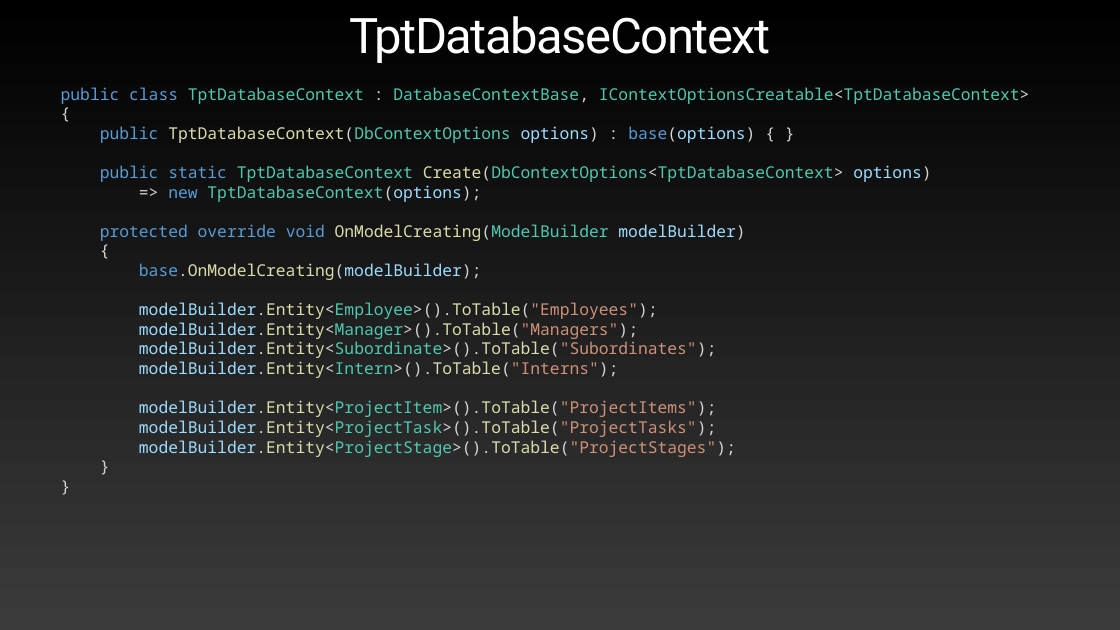
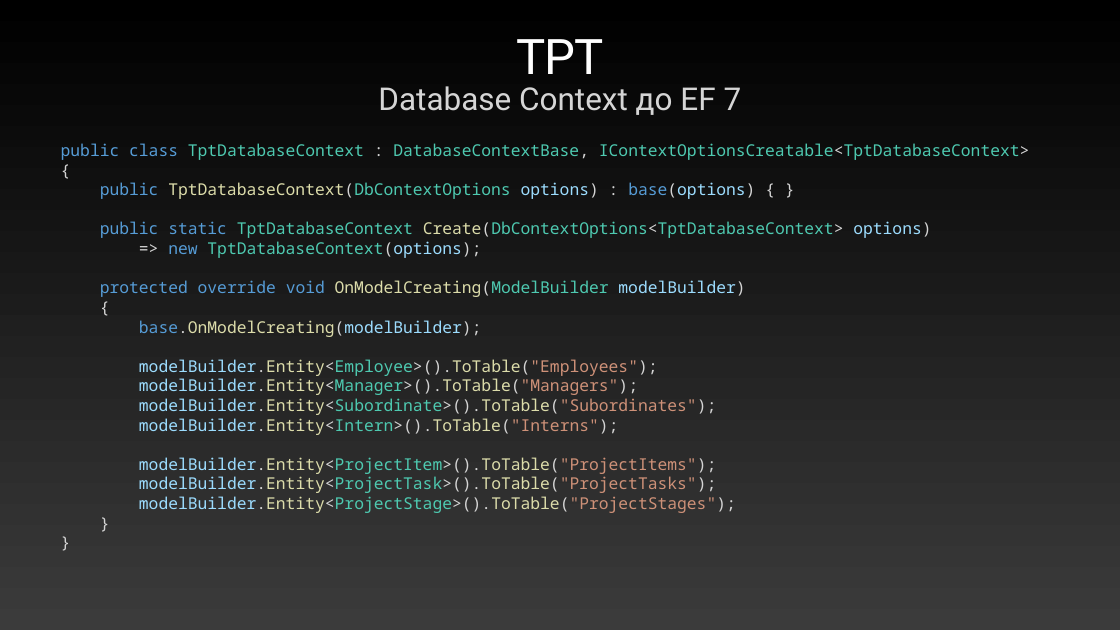
Before and after one commit to ronimizy/SpbDotNet.TPC, a slide deck: slide 17 of Docs/Presentation.pptx (slide 18 before the commit). Drawn at 1120x630 pixels with LibreOffice and Linux fonts; fonts in the diff are those of the drawing. Boxes give left, top, right and bottom in pixels: in the first picture for what was removed or moved away, otherwise in the second. Text is boxed around its words. In the diff, an @@ line names an element or a change of style, - is before the commit and + after.

```diff
--- a/Docs/Presentation.pptx
+++ b/Docs/Presentation.pptx
@@ title removed at [349,16,770,63] @@
-TptDatabaseContext
@@ title added at [517,39,603,74], 84 pt, text gradient #FFFFFF to #929292 @@
+TPT
@@ text added at [378,86,742,115], 54 pt, text #D5D5D5 @@
+Database Context до EF 7
@@ text "public class TptDatabaseContext : DatabaseContextBase, ...": place and size @@
-text "public class TptDatabaseContext : DatabaseContextBase, ..." at [61,87,1030,457]
+text "public class TptDatabaseContext : DatabaseContextBase, ..." at [61,143,1030,513]
```
Also in this commit, not shown: 9 other slides changed, 26 slides added, 1 slide removed, 9 other files.
